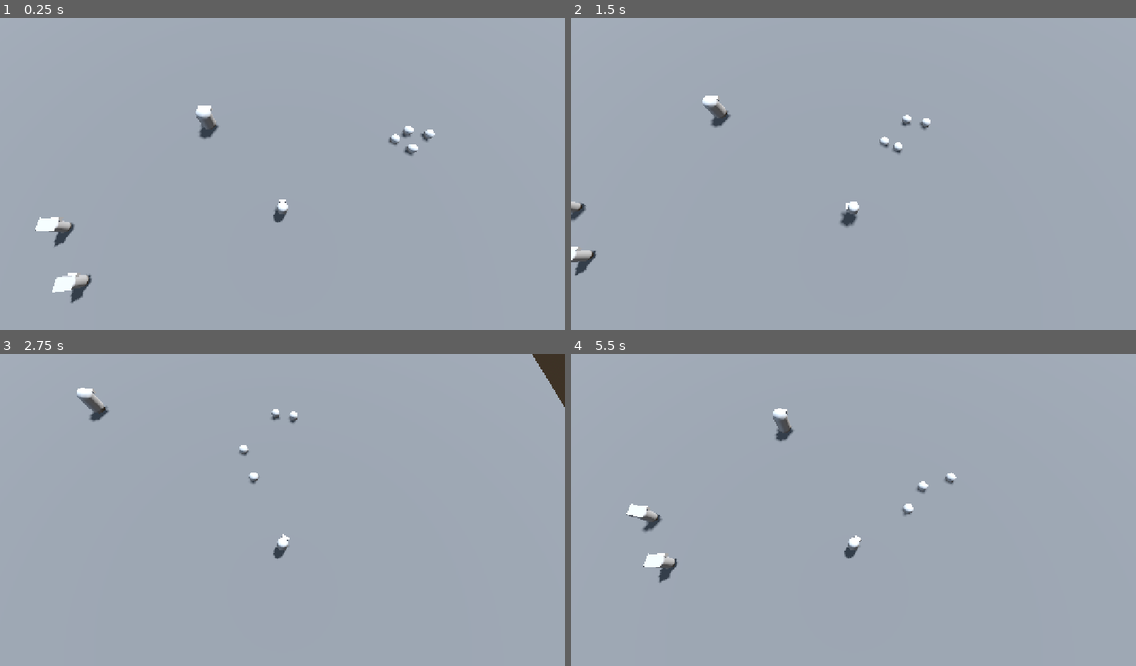
Above: before the commit, frames 1-4 (two rows, left to right).
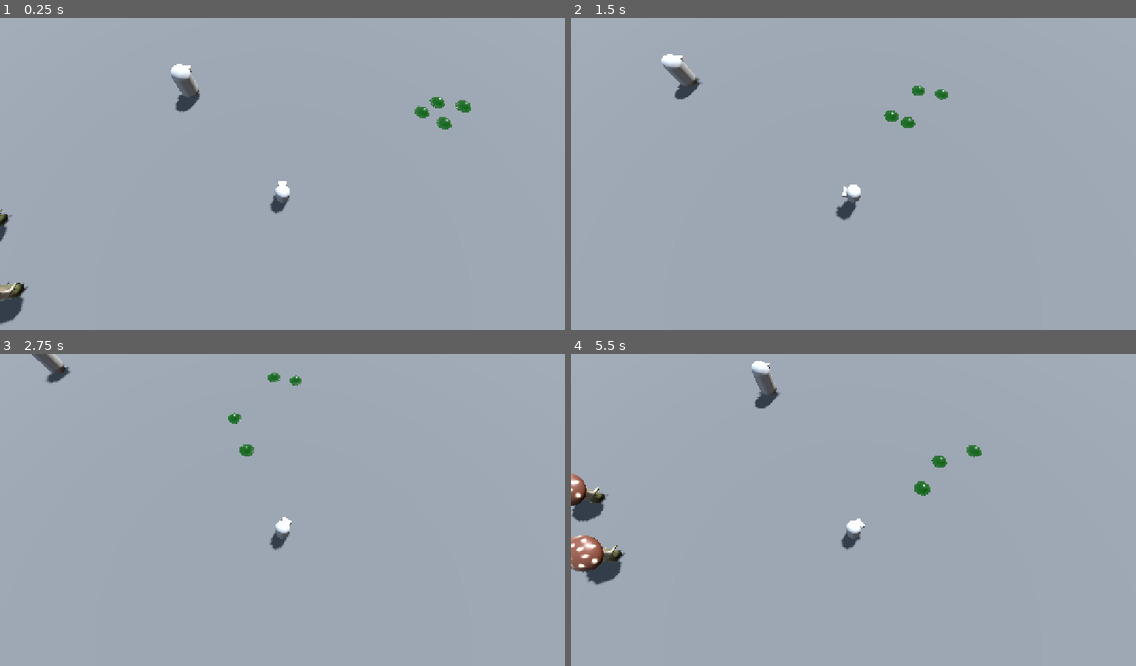
Above: after the commit, the same moments.

Repository: CodeRecode/gdwild87
Game: Godot game, scene res://levels/test_level.tscn
Same seed, same stepped clock (60 frames per second), same inputs: the game is played once before the commit and once after it. Before the commit the project has no main scene; this scene is started directly in both runs.
Inputs (mouse positions are in pixels of both pictures, inside the frame that each line leads up to):
- Up to frame 1 (0.25 s): no input
- Up to frame 2 (1.5 s): tap Enter at 0.5 s; move the mouse to (977, 161) at 0.52 s; press the mouse at (977, 161) at 0.53 s; hold D (move_right) 0.53-1.28 s; tap Space (jump) at 0.77 s; move the mouse to (740, 192) at 1.27 s; release the mouse at (740, 192) at 1.28 s; hold S (move_down) from 1.28 s (still down); click (740, 192) at 1.35 s
- Up to frame 3 (2.75 s): tap Space (jump) at 1.52 s; move the mouse to (339, 444) at 2.02 s; release S (move_down) at 2.03 s; press the mouse at (339, 444) at 2.03 s; hold D (move_right) from 2.03 s (still down)
- Up to frame 4 (5.5 s): move the mouse to (825, 575) at 2.77 s; release D (move_right) at 2.78 s; release the mouse at (825, 575) at 2.78 s; hold W (move_up) 2.78-3.53 s; click (825, 575) at 2.85 s; tap Space (jump) at 3.02, 3.77, 4.52 s; move the mouse to (1023, 559) at 3.52 s; press the mouse at (1023, 559) at 3.53 s; hold A (move_left) 3.53-5.03 s; move the mouse to (684, 466) at 4.27 s; release the mouse at (684, 466) at 4.28 s; click (684, 466) at 4.35 s; move the mouse to (881, 513) at 5.02 s; press the mouse at (881, 513) at 5.03 s; hold S (move_down) from 5.03 s (still down)

The runs differ from the first frame. In frame 1, 2.9% of the frame differs, in the area x 0-84%, y 14-99%; in frame 2, 1.9%; in frame 3, 1.8%; in frame 4, 3.6%, in the area x 0-73%, y 2-74%.

Commit message:
Slime and mushroom enemy art

Diff:
--- a/char/player.tscn
+++ b/char/player.tscn
@@ -36,7 +36,7 @@
 skeleton = NodePath("../../Camera3D")
 
 [node name="Camera3D" type="Camera3D" parent="."]
-transform = Transform3D(1, 0, 0, 0, 0.34202015, 0.9396926, 0, -0.9396926, 0.34202015, 0, 20, 3.837)
+transform = Transform3D(1, 0, 0, 0, 0.34202015, 0.9396926, 0, -0.9396926, 0.34202015, 0, 15, 3.837)
 
 [node name="AttackDebug" type="MeshInstance3D" parent="."]
 transform = Transform3D(1, 0, 0, 0, -4.371139e-08, -1, 0, 1, -4.371139e-08, -0.012911081, 0.6747166, -0.839794)
--- a/char/slime.gd
+++ b/char/slime.gd
@@ -4,10 +4,14 @@
 @export var Health = 10.0
 @export var AttackDamage = 2.0
 
+@onready var animation_player: AnimationPlayer = $slime/AnimationPlayer
+
 var target: Player
 var can_attack: bool = false
 
 func _ready() -> void:
+	animation_player.play("Wobble")
+	animation_player.seek(randf() * animation_player.current_animation.length())
 	set_health(Health)
 
 func _physics_process(delta: float) -> void:
--- a/char/slime.tscn
+++ b/char/slime.tscn
@@ -1,10 +1,16 @@
-[gd_scene load_steps=6 format=3 uid="uid://b44yecwsemryk"]
+[gd_scene load_steps=9 format=3 uid="uid://b44yecwsemryk"]
 
 [ext_resource type="Script" uid="uid://l8ao3h7j6uyl" path="res://char/slime.gd" id="1_f1ur6"]
+[ext_resource type="PackedScene" uid="uid://bo5axja88a8lc" path="res://art/slime.glb" id="2_vsyml"]
+[ext_resource type="Shader" uid="uid://cuhyccc3urd83" path="res://shaders/slime.gdshader" id="3_y87ci"]
 
 [sub_resource type="SphereShape3D" id="SphereShape3D_pq3se"]
 
 [sub_resource type="SphereMesh" id="SphereMesh_pq3se"]
+
+[sub_resource type="ShaderMaterial" id="ShaderMaterial_20bwj"]
+render_priority = 0
+shader = ExtResource("3_y87ci")
 
 [sub_resource type="SphereShape3D" id="SphereShape3D_f1ur6"]
 radius = 10.0
@@ -21,8 +27,17 @@
 
 [node name="MeshInstance3D" type="MeshInstance3D" parent="."]
 transform = Transform3D(1, 0, 0, 0, 1, 0, 0, 0, 1, 0, 0.5, 0)
+visible = false
 mesh = SubResource("SphereMesh_pq3se")
 skeleton = NodePath("../CollisionShape3D")
+
+[node name="slime" parent="." instance=ExtResource("2_vsyml")]
+transform = Transform3D(0.3, 0, 0, 0, 0.3, 0, 0, 0, 0.3, 0, 0.18779773, 0)
+
+[node name="Slime" parent="slime/Armature/Skeleton3D" index="0"]
+transform = Transform3D(0.99999994, 0, 0, 0, 0.99999994, 0, 0, 0, 0.99999994, 0, -0.18816191, 0)
+material_override = SubResource("ShaderMaterial_20bwj")
+"blend_shapes/Key 1" = 1.0
 
 [node name="Vision" type="Area3D" parent="."]
 
@@ -39,3 +54,5 @@
 [connection signal="body_exited" from="Vision" to="." method="_on_vision_body_exited"]
 [connection signal="body_entered" from="AttackArea" to="." method="_on_attack_area_body_entered"]
 [connection signal="body_exited" from="AttackArea" to="." method="_on_attack_area_body_exited"]
+
+[editable path="slime"]
--- a/char/wizard.tscn
+++ b/char/wizard.tscn
@@ -1,7 +1,8 @@
-[gd_scene load_steps=8 format=3 uid="uid://dxu5sn7xh1gkk"]
+[gd_scene load_steps=9 format=3 uid="uid://dxu5sn7xh1gkk"]
 
 [ext_resource type="Script" uid="uid://dtq830i2blg3x" path="res://char/wizard.gd" id="1_dp7gs"]
 [ext_resource type="PackedScene" uid="uid://c3xvjao22qcv5" path="res://char/wizard_orb.tscn" id="2_3owjg"]
+[ext_resource type="PackedScene" uid="uid://bci24l2338ee1" path="res://art/mushroom.glb" id="3_vx3cw"]
 
 [sub_resource type="CapsuleShape3D" id="CapsuleShape3D_dp7gs"]
 
@@ -22,8 +23,12 @@
 transform = Transform3D(1, 0, 0, 0, 1, 0, 0, 0, 1, 0, 1, 0)
 shape = SubResource("CapsuleShape3D_dp7gs")
 
+[node name="mushroom" parent="." instance=ExtResource("3_vx3cw")]
+transform = Transform3D(-0.75, 0, -6.556708e-08, 0, 0.75, 0, 6.556708e-08, 0, -0.75, 0, 0, 0)
+
 [node name="MeshInstance3D" type="MeshInstance3D" parent="."]
 transform = Transform3D(1, 0, 0, 0, 1, 0, 0, 0, 1, 0, 1, 0)
+visible = false
 mesh = SubResource("CapsuleMesh_dp7gs")
 skeleton = NodePath("../CollisionShape3D")
 
--- a/project.godot
+++ b/project.godot
@@ -11,6 +11,7 @@
 [application]
 
 config/name="gdwild87"
+run/main_scene="uid://t0mwxd3juhuq"
 config/features=PackedStringArray("4.5", "GL Compatibility")
 config/icon="res://particles/icon.svg"
 
--- /dev/null
+++ b/shaders/slime.gdshader
@@ -0,0 +1,18 @@
+shader_type spatial;
+
+void vertex() {
+	// Called for every vertex the material is visible on.
+}
+
+void fragment() {
+	ALBEDO = vec3(0., 0.2, 0.);
+	//ALPHA = .95;
+	ROUGHNESS = .4;
+	RIM = 0.5;
+	BACKLIGHT = vec3(1.0);
+}
+
+//void light() {
+//	// Called for every pixel for every light affecting the material.
+//	// Uncomment to replace the default light processing function with this one.
+//}
Binary file added: art/mushroom.glb
Not shown, added: art/mushroom.glb.import
Binary file added: art/mushroom_Ucupaint Sphere Color.png
Not shown, added: art/mushroom_Ucupaint Sphere Color.png.import
Binary file added: art/mushroom_Ucupaint Sphere Metallic-Ucupaint Sphere Roughness.png
Not shown, added: art/mushroom_Ucupaint Sphere Metallic-Ucupaint Sphere Roughness.png.import
Binary file added: art/mushroom_Ucupaint Sphere Normal.png
Not shown, added: art/mushroom_Ucupaint Sphere Normal.png.import
Binary file added: art/slime.glb
Not shown, added: art/slime.glb.import
Not shown, added: export_presets.cfg
Not shown, added: shaders/slime.gdshader.uid
